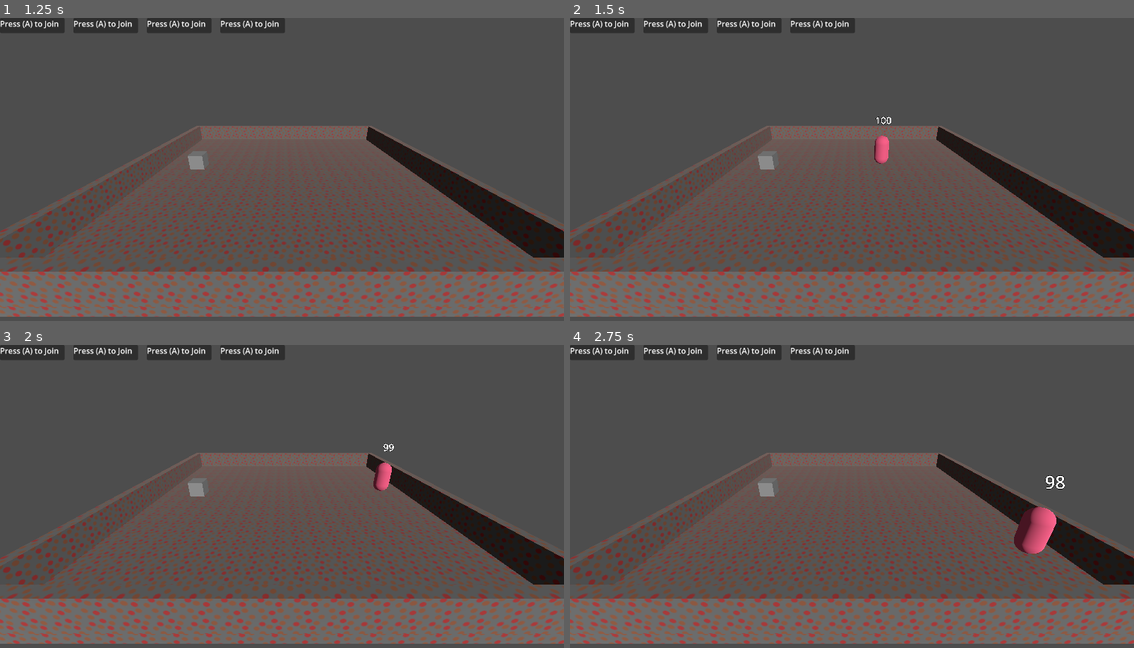
Above: before the commit, frames 1-4 (two rows, left to right).
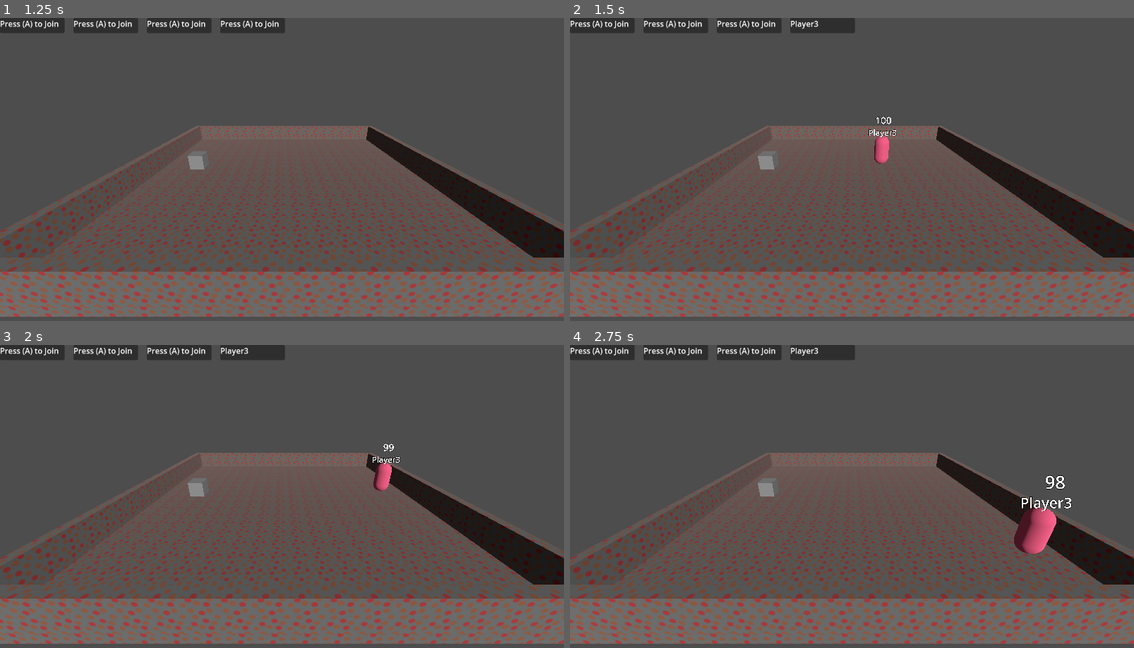
Above: after the commit, the same moments.

Repository: icvara/GGJ26
Game: Godot game, scene res://Menu/Landing_menu.tscn
Two runs of this game, one before a commit and one after it. Both use one fixed random seed, a clock stepped at 60 frames per second and the inputs below.
Inputs:
- Up to frame 1 (1.25 s): click "Play" at 0.5 s
- Up to frame 2 (1.5 s): tap A (move_left) at 1.25 s; hold D (move_right) from 1.28 s (still down); hold Enter (join_game) from 1.28 s (still down)
- Up to frame 3 (2 s): keep holding D (move_right); keep holding Enter (join_game)
- Up to frame 4 (2.75 s): tap A (move_left) at 2 s; release D (move_right) at 2.03 s; release Enter (join_game) at 2.03 s; hold S (move_down) from 2.03 s (still down); tap Enter (join_game) at 2.1 s

Frame 1 is identical in both runs. In frame 2, 0.2% of the frame differs, in the area x 39-58%, y 0-40%; in frame 3, 0.2%; in frame 4, 0.3%, in the area x 39-89%, y 0-55%.

Commit message:
Player number appears on player and on top screen.
to do : A transition screen where player connect before the game starts.

Diff:
--- /dev/null
+++ b/godot-ggj-26/Menu/player_connection_menu.tscn
@@ -0,0 +1,7 @@
+[gd_scene load_steps=2 format=3 uid="uid://dcw146c1bp50u"]
+
+[ext_resource type="PackedScene" uid="uid://btoc3r2cul1s5" path="res://Player/HUD.tscn" id="1_xqasa"]
+
+[node name="Player_connection_menu" type="Node3D"]
+
+[node name="HUD" parent="." instance=ExtResource("1_xqasa")]
--- a/godot-ggj-26/Player/hud.gd
+++ b/godot-ggj-26/Player/hud.gd
@@ -3,3 +3,11 @@
 
 func _on_player_update(id):
 	print("player " + str(id) + " joined")
+	if id == 0:
+		$HBoxContainer/Player_HUD/Panel/Label.text = "Player" + str(id)
+	if id == 1:
+		$HBoxContainer/Player_HUD2/Panel/Label.text = "Player" + str(id)
+	if id == 2:
+		$HBoxContainer/Player_HUD3/Panel/Label.text = "Player" + str(id)
+	if id == 3:
+		$HBoxContainer/Player_HUD4/Panel/Label.text = "Player" + str(id)
--- a/godot-ggj-26/Player/player.gd
+++ b/godot-ggj-26/Player/player.gd
@@ -20,6 +20,7 @@
 func _ready() -> void:
 	current_HP = max_HP
 	$DebugLabel.text = str(current_HP)
+	$Label3D_playername.text = "Player" + str(playerID)
 
 func _process(delta: float) -> void:
 	timer += delta
--- a/godot-ggj-26/Player/player.tscn
+++ b/godot-ggj-26/Player/player.tscn
@@ -34,4 +34,10 @@
 text = "100"
 font_size = 128
 
+[node name="Label3D_playername" type="Label3D" parent="."]
+transform = Transform3D(1, 0, 0, 0, 1, 0, 0, 0, 1, 0, 1.25, 0)
+billboard = 1
+text = "Yes"
+font_size = 108
+
 [connection signal="body_entered" from="Area3D" to="." method="_on_area_3d_body_entered"]
